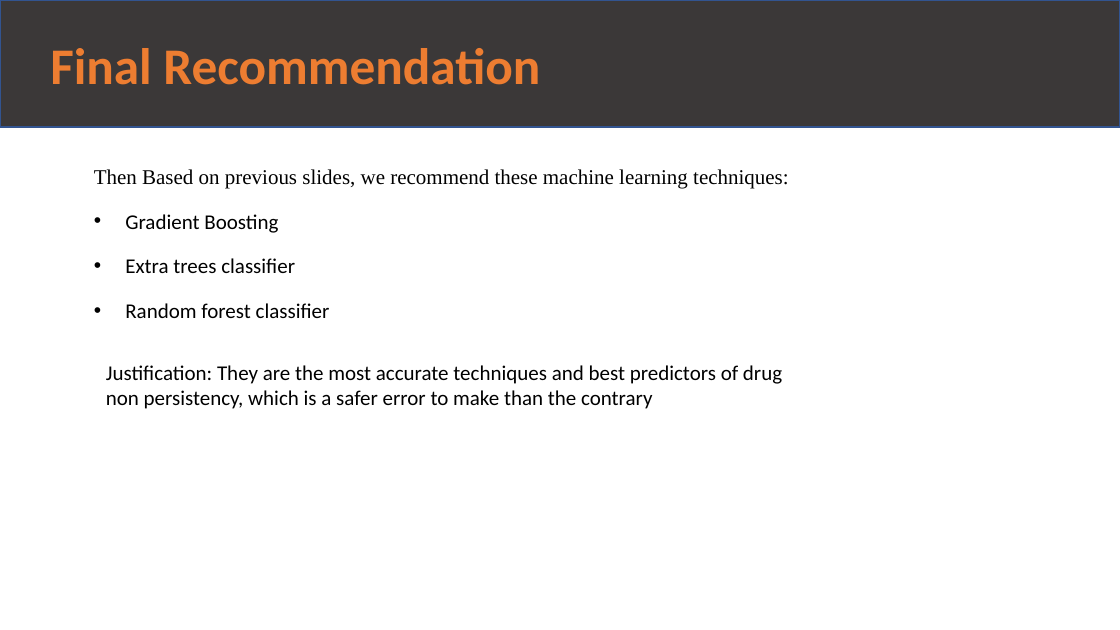
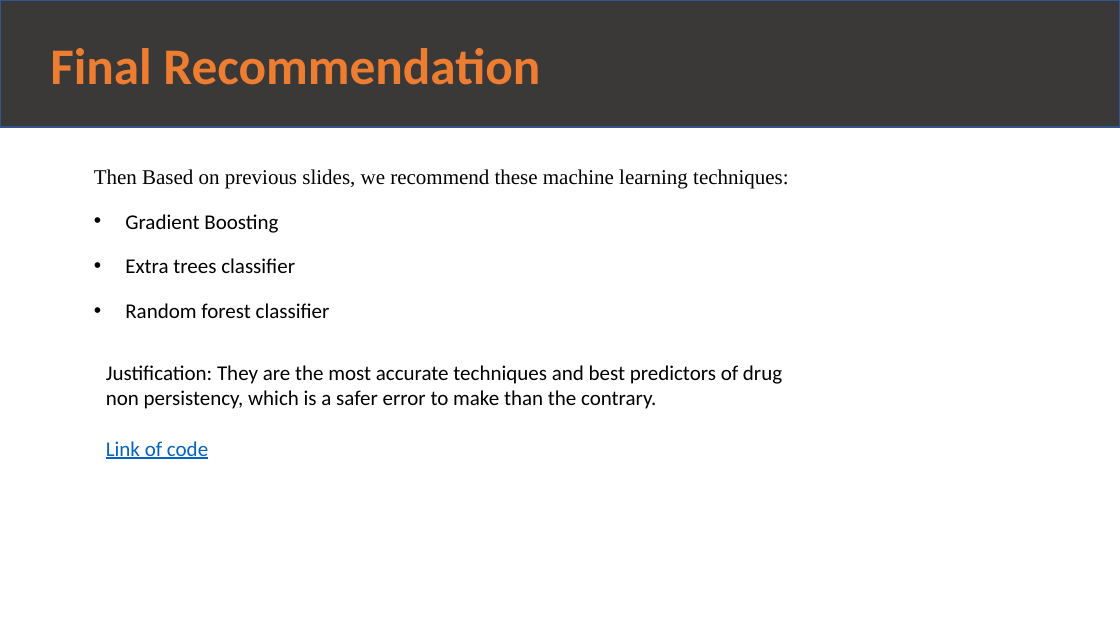
Before and after one commit to Arminkhayati/dataglacier_internship, a slide deck: slide 23 of Week13/Final.pptx. Drawn at 1120x630 pixels with LibreOffice and Linux fonts; fonts in the diff are those of the drawing. Boxes give left, top, right and bottom in pixels: in the first picture for what was removed or moved away, otherwise in the second. Text is boxed around its words. In the diff, an @@ line names an element or a change of style, - is before the commit and + after.

```diff
--- a/Week13/Final.pptx
+++ b/Week13/Final.pptx
@@ text at bbox=[106, 365, 782, 459]: text changed @@
-Justification: They are the most accurate techniques and best predictors of drug non persistency, which is a safer error to make than the contrary
+Justification: They are the most accurate techniques and best predictors of drug non persistency, which is a safer error to make than the contrary.
+Link of code
```
